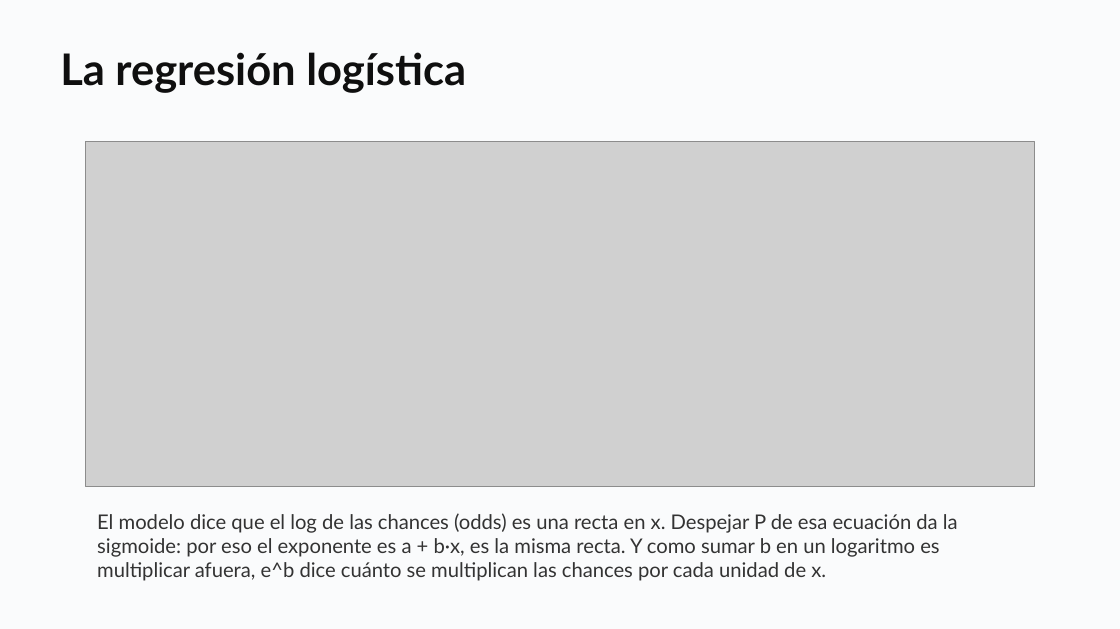
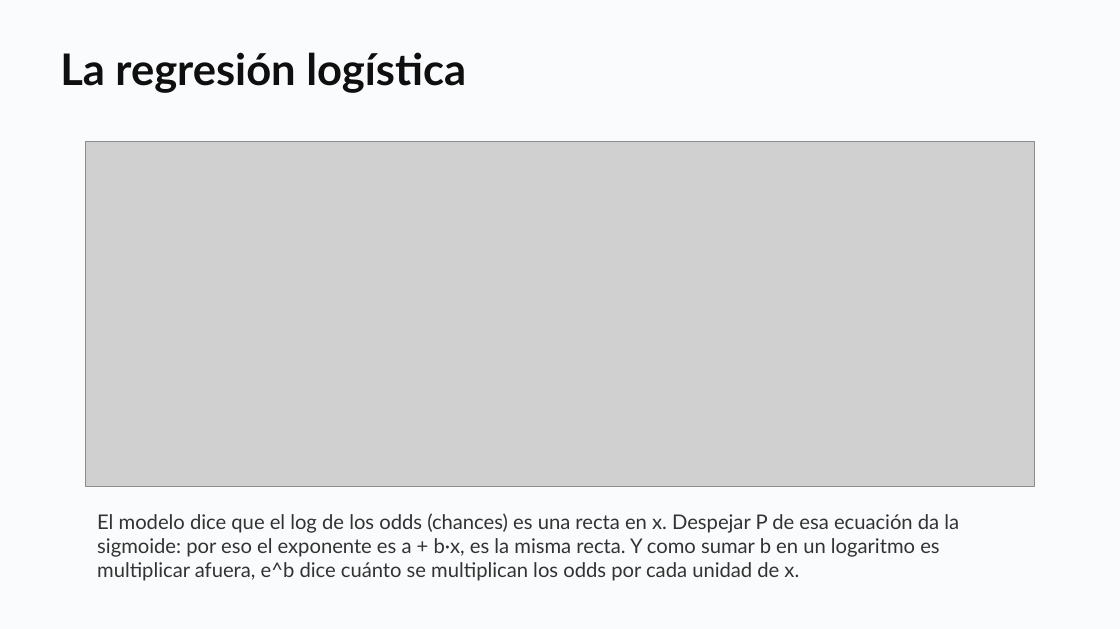
Before and after one commit to daniopitz/diplomado-cdd, a slide deck: slide 16 of presentaciones/clase06_regresion_logistica.pptx. Drawn at 1120x629 pixels with LibreOffice and Linux fonts; fonts in the diff are those of the drawing; grey boxes stand for pictures. Boxes give left, top, right and bottom in pixels: in the first picture for what was removed or moved away, otherwise in the second. Text is boxed around its words. In the diff, an @@ line names an element or a change of style, - is before the commit and + after.

```diff
--- a/presentaciones/clase06_regresion_logistica.pptx
+++ b/presentaciones/clase06_regresion_logistica.pptx
@@ text at box(97, 513, 959, 581): text changed @@
-El modelo dice que el log de las chances (odds) es una recta en x. Despejar P de esa ecuación da la sigmoide: por eso el exponente es a + b·x, es la misma recta. Y como sumar b en un logaritmo es multiplicar afuera, e^b dice cuánto se multiplican las chances por cada unidad de x.
+El modelo dice que el log de los odds (chances) es una recta en x. Despejar P de esa ecuación da la sigmoide: por eso el exponente es a + b·x, es la misma recta. Y como sumar b en un logaritmo es multiplicar afuera, e^b dice cuánto se multiplican los odds por cada unidad de x.
```
Also in this commit, not shown: 8 other slides changed, 5 other files.
